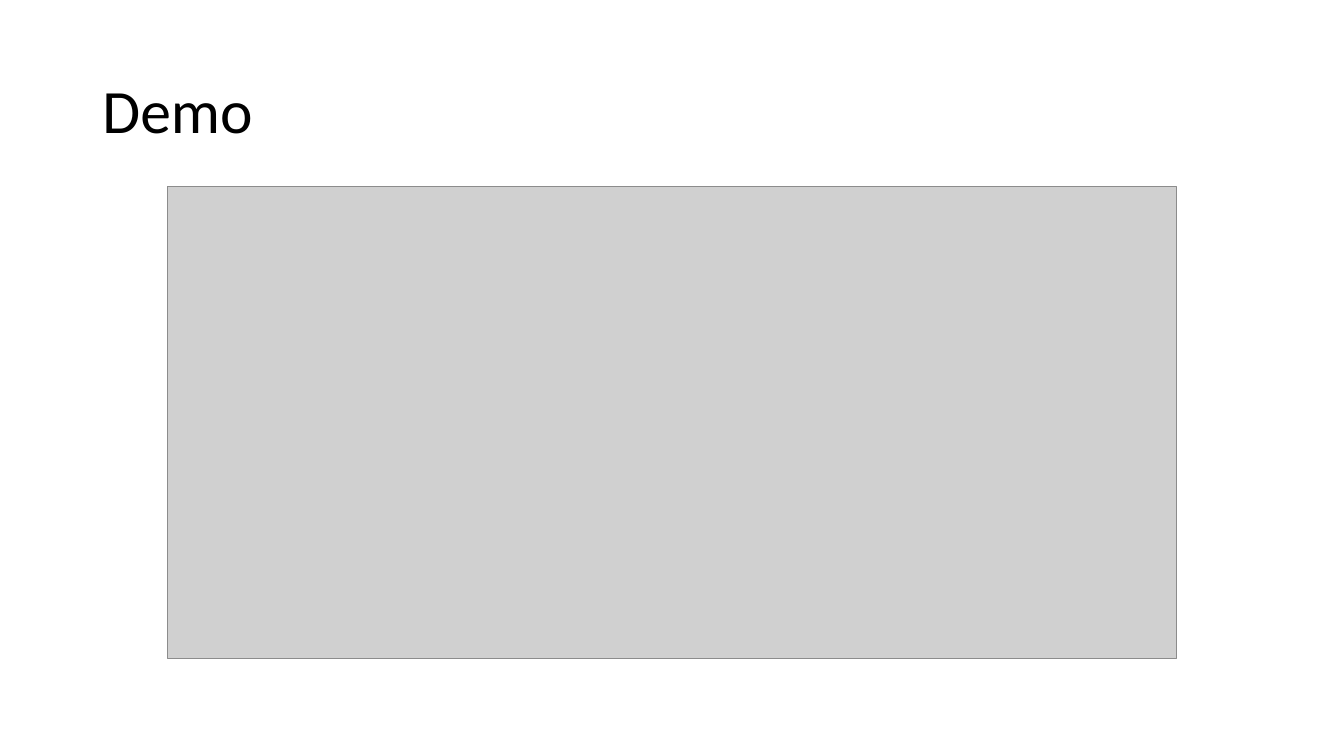
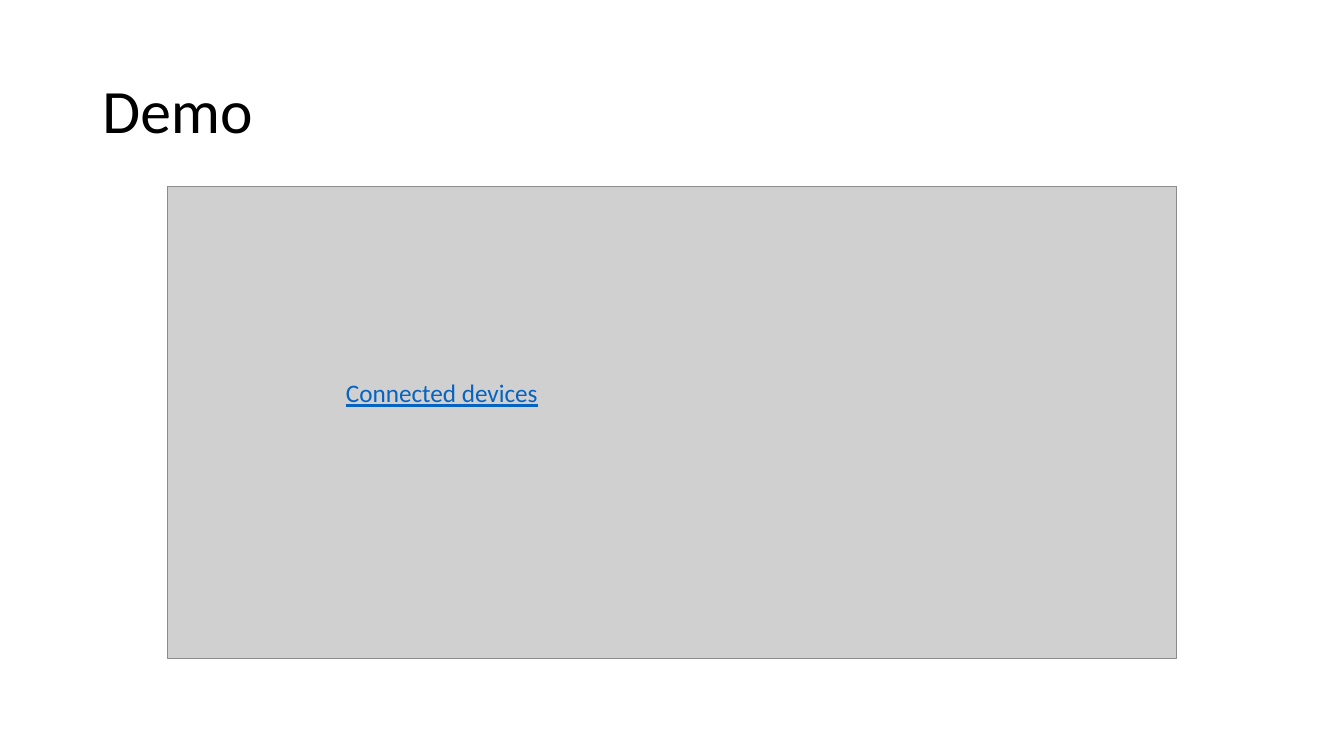
Before and after one commit to v1r7u/cloud_computing_old, a slide deck: slide 52 of presentations/03_Core_Services.pptx. Drawn at 1344x756 pixels with LibreOffice and Linux fonts; fonts in the diff are those of the drawing; grey boxes stand for pictures. Boxes give left, top, right and bottom in pixels: in the first picture for what was removed or moved away, otherwise in the second. Text is boxed around its words. In the diff, an @@ line names an element or a change of style, - is before the commit and + after.

Commit message:
Minor correction to Core Services presentation

```diff
--- a/presentations/03_Core_Services.pptx
+++ b/presentations/03_Core_Services.pptx
@@ text added at (346, 384, 538, 407), 18 pt, text #0563C1, underline @@
+Connected devices
```
Also in this commit, not shown: 1 other file.
